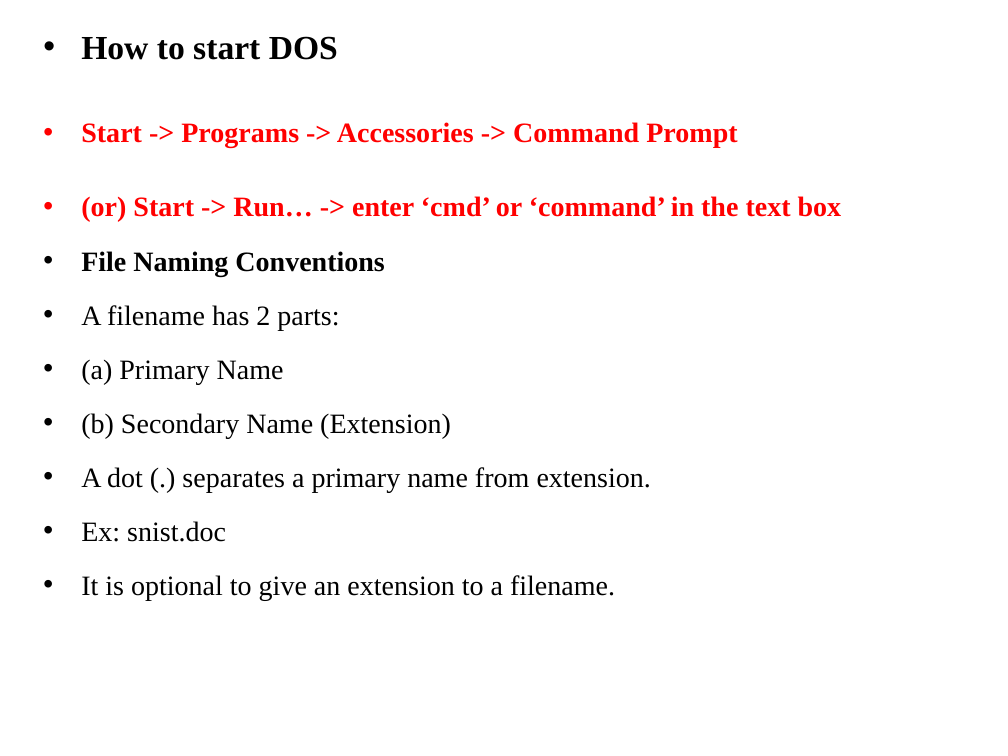
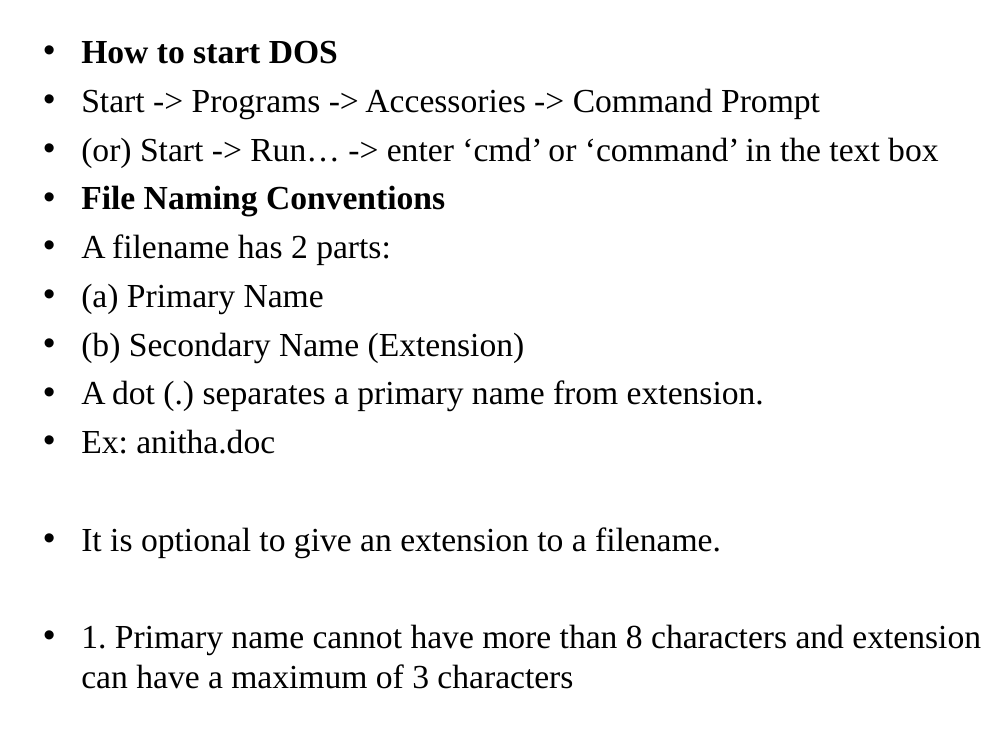
Before and after one commit to 23315a1204Narsimha/NarsimhasreenidhiIT-A, a slide deck: slide 5 of week 5- MS DOS.ppt. Drawn at 1008x756 pixels with LibreOffice and Linux fonts; fonts in the diff are those of the drawing. Boxes give left, top, right and bottom in pixels: in the first picture for what was removed or moved away, otherwise in the second. Text is boxed around its words. In the diff, an @@ line names an element or a change of style, - is before the commit and + after.

```diff
--- a/week 5- MS DOS.ppt
+++ b/week 5- MS DOS.ppt
@@ text at [81, 40, 938, 557]: size 20 to 24 pt in "Start -> Programs -> Accessories -> Command ...", "(or) Start -> Run… -> enter ‘cmd’ ...", "File Naming Conventions", "A filename has 2 parts:" and 4 more places; text colour #FF0000 to #000000, bold off in "Start -> Programs -> Accessories -> Command ...", "(or) Start -> Run… -> enter ‘cmd’ ..."; line spacing 0.9 to 1; more space between paragraphs; bullet colour #FF0000 to #000000; line spacing 1.4 to 1 @@
@@ text at [81, 429, 275, 454]: text changed; size 20 to 24 pt @@
-• Ex: snist.doc
+• Ex: anitha.doc
@@ text at [81, 624, 981, 689]: paragraph added @@
+• 1. Primary name cannot have more than 8 characters and extension can have a maximum of 3 characters
```
Also in this commit, not shown: 4 other slides changed, 1 other file.
